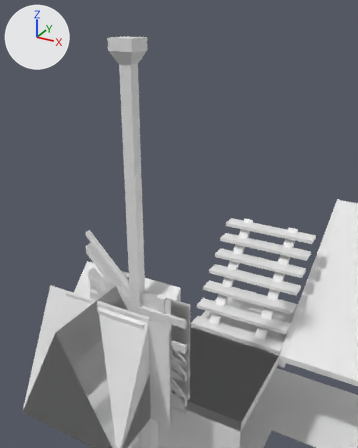
One commit to the FBX model Assets/ShapeGrammarGenerator/FountainheadPalaceSG.fbx: the scene before it, then after it.
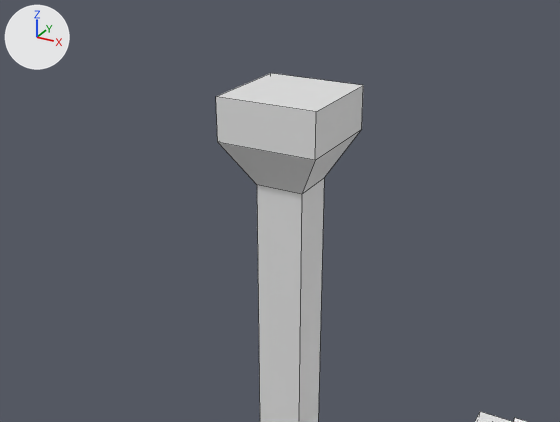
Each version is shown whole from a 50 mm lens placed at (2.356, -2.605, 3.292), pointed at (0.771, 0.277, 1.851), then close up from a 50 mm lens placed at (0.935, -0.797, 3.458), pointed at (0.238, 0.471, 2.824). Lighting does not change. The marker at upper left points along +X, +Y and +Z. The close-ups show mesh edges as thin lines. Where no turn or scale is listed for an object, it has been applied to the vertices.

Objects in the first close-up: 'BeamTop'.
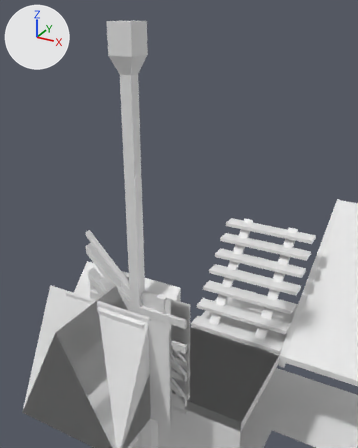
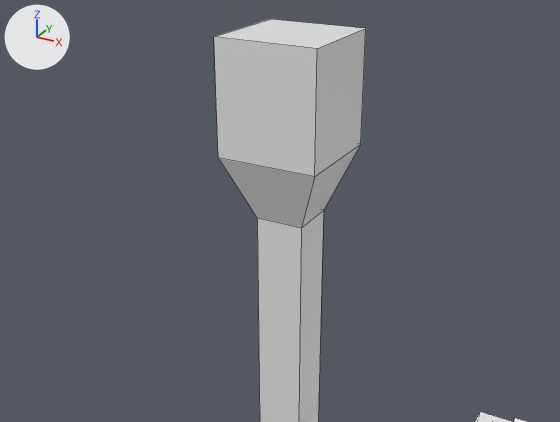
What differs and where, as boxes (x1, y1, x2, y2) in the close-ups (560 x 422 px; the box of a moved part takes in the faces that stretch with it):
'BeamTop', reshaped: before (216, 73, 363, 422); after (214, 19, 366, 422)
part 1 of me_cube_017, moved or reshaped: before (257, 178, 324, 422); after (257, 210, 324, 422)
part 2 of me_cube_017, moved or reshaped: before (218, 130, 360, 194); after (218, 144, 361, 228)
part 3 of me_cube_017, moved or reshaped: before (216, 73, 363, 160); after (214, 19, 366, 177)

Edits to the bpy script that builds the scene:
```text
Change me_cube_017:
    where me_cube_017.from_pydata(...)  # 16 vertices, 13 faces; spans x -0.098..0.098, y -0.098..0.098, z -1.0..0.007
    used by ob_beamtop; location = (0.294, 0.412, 3.088)
    me_cube_017 part 1: all 4 vertices in x -0.047..0.047, y -0.047..0.047, z -0.168 are moved by (0.0, 0.0, -0.068)
    me_cube_017 part 2: all 4 vertices in x -0.098..0.098, y -0.098..0.098, z -0.078 are moved by (0.0, 0.0, -0.03)
    me_cube_017 part 3: all 4 vertices in x -0.098..0.098, y -0.098..0.098, z 0.007 are moved by (0.0, 0.0, 0.104)
```
